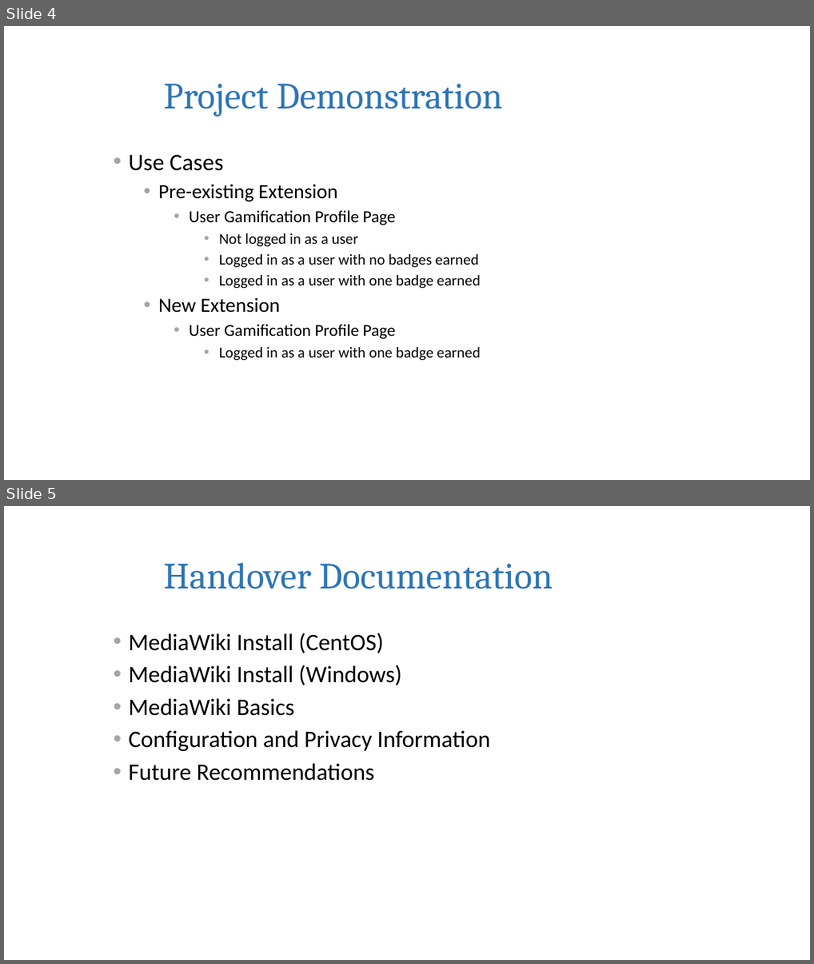
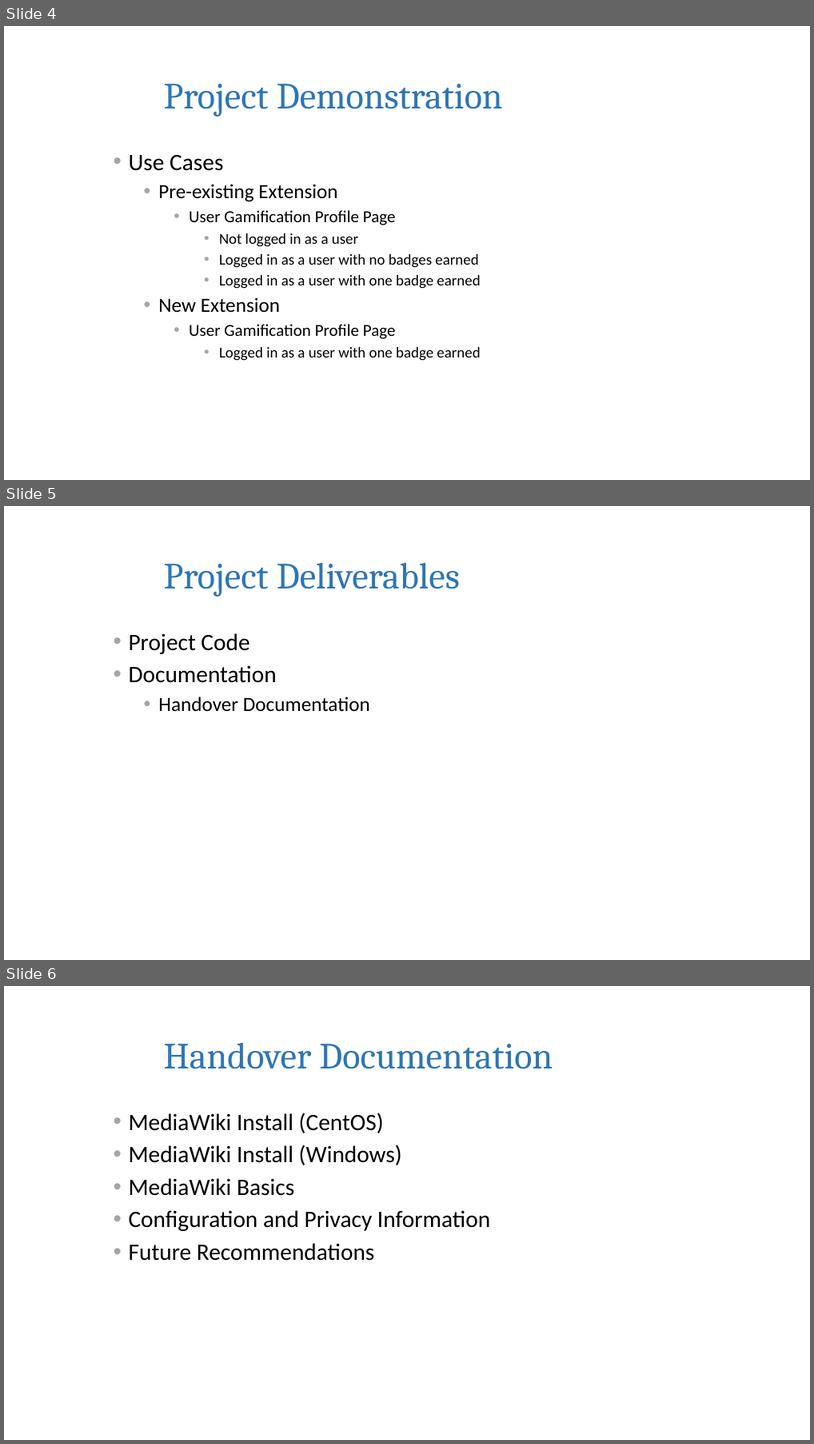
Before and after one commit to SWEN670NASAEVA/NASA_EVA_Gamification, a slide deck: SWEN_670_Documentation/Milestone 4/Presentation/NASA Gamify Presentation - Milestone 4 v2.pptx. Shown one above the other, each under a label of ours: slides 4 and 5 before the commit, slides 4, 5 and 6 after it. The pictures are 814x964 and 814x1444 pixels, drawn with LibreOffice and Linux fonts; fonts in the diff are those of the drawing; background and template pictures are left out. Boxes give left, top, right and bottom in pixels: in the first picture for what was removed or moved away, otherwise in the second. Text is boxed around its words. In the diff, an @@ line names an element or a change of style, - is before the commit and + after.

Commit message:
Updated Presentation
Updated presentation to account for deliverables.

```diff
--- a/SWEN_670_Documentation/Milestone 4/Presentation/NASA Gamify Presentation - Milestone 4 v2.pptx
+++ b/SWEN_670_Documentation/Milestone 4/Presentation/NASA Gamify Presentation - Milestone 4 v2.pptx
@@ slide 5 added at (4, 506, 810, 960), background picture (left out) @@
@@ title added at (164, 563, 460, 596), 44 pt, text #2E75B6 @@
+Project Deliverables
@@ text added at (129, 633, 370, 712), 28 pt, text #000000 @@
+• Project Code
+• Documentation
+  • Handover Documentation
@@ what was slide 5 is now slide 6 @@
```
